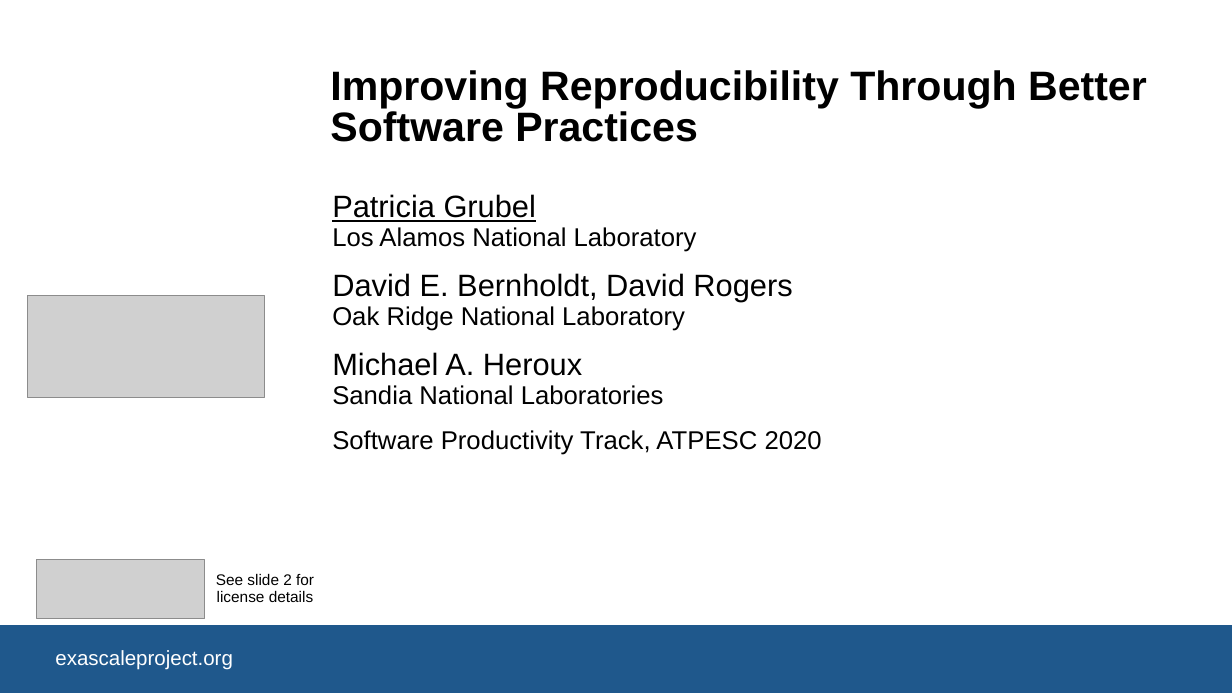
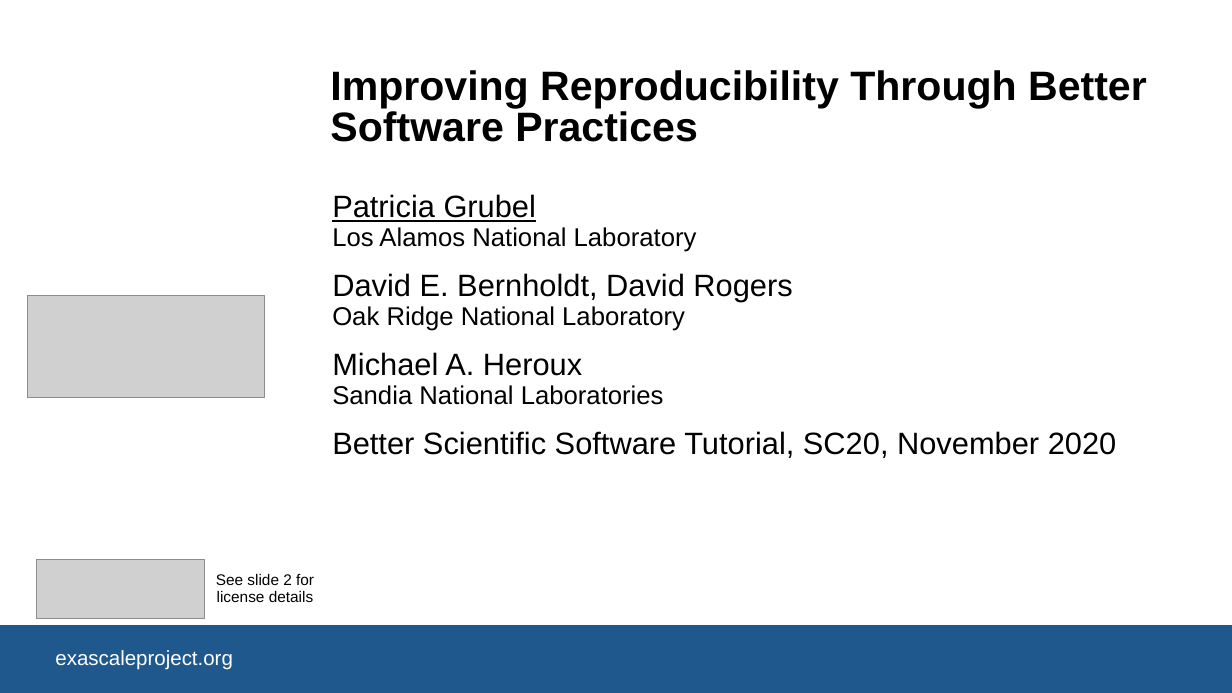
Before and after one commit to betterscientificsoftware/bssw-tutorial, a slide deck: slide 1 of presentations/SC20-reproducibility.pptx. Drawn at 1232x693 pixels with LibreOffice and Linux fonts; fonts in the diff are those of the drawing; grey boxes stand for pictures; background and template pictures are left out. Boxes give left, top, right and bottom in pixels: in the first picture for what was removed or moved away, otherwise in the second. Text is boxed around its words. In the diff, an @@ line names an element or a change of style, - is before the commit and + after.

Commit message:
Update SC reproducibility, minor change to git.

```diff
--- a/presentations/SC20-reproducibility.pptx
+++ b/presentations/SC20-reproducibility.pptx
@@ subtitle at (332, 431, 1117, 458): text changed; size 20 to 24 pt @@
-Software Productivity Track, ATPESC 2020
+Better Scientific Software Tutorial, SC20, November 2020
```
Also in this commit, not shown: 5 other slides changed, 1 slide added.
